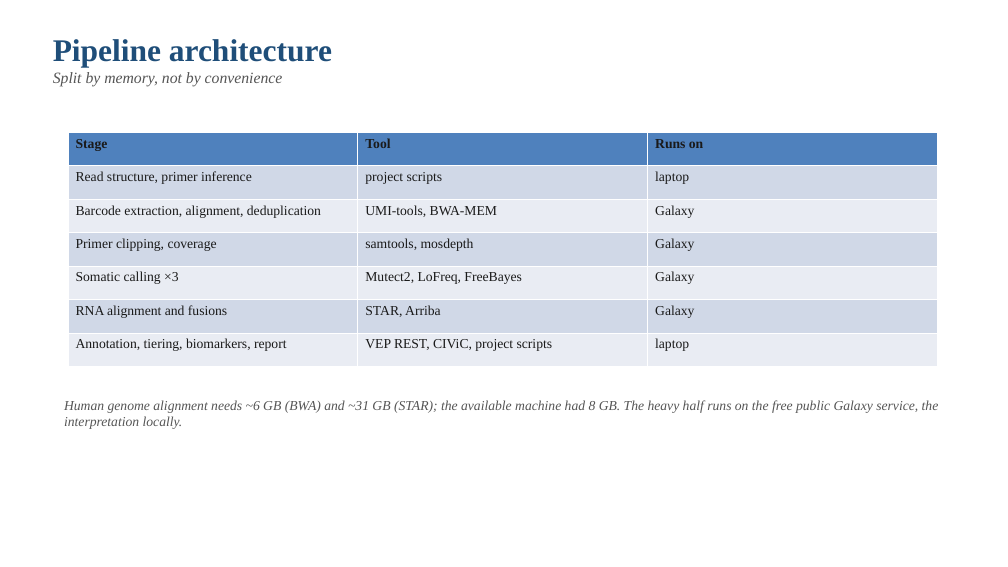
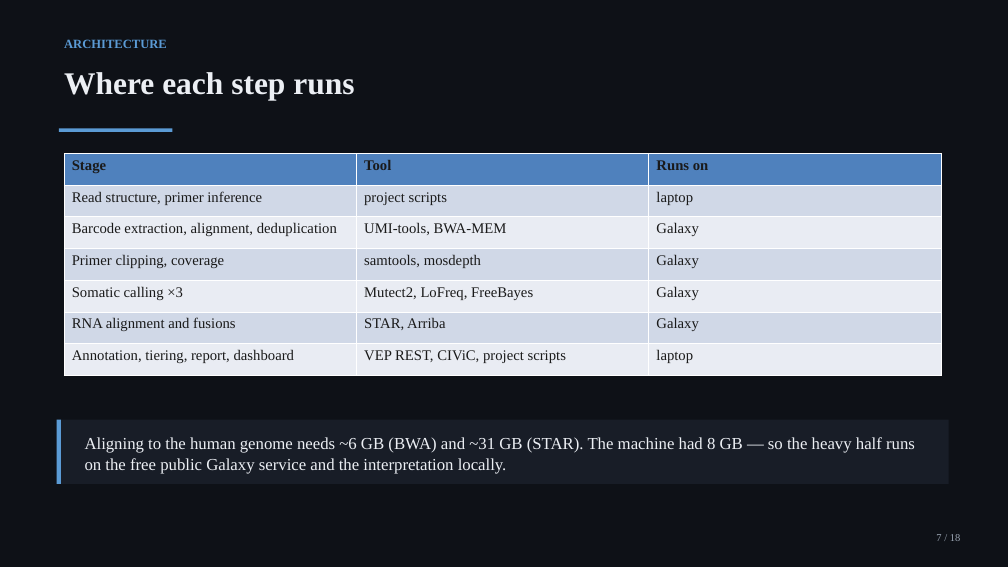
Before and after one commit to sarisiknil/tumor-profiler, a slide deck: slide 7 of report/BIO395_Presentation_DRAFT.pptx (slide 5 before the commit). Drawn at 1008x567 pixels with LibreOffice and Linux fonts; fonts in the diff are those of the drawing. Boxes give left, top, right and bottom in pixels: in the first picture for what was removed or moved away, otherwise in the second. Text is boxed around its words. In the diff, an @@ line names an element or a change of style, - is before the commit and + after.

Commit message:
Redesign the presentation: dark design system matching the dashboard, section dividers, stat panels, callouts, and four cropped dashboard screenshots; remove the absolute path from the dashboard header

```diff
--- a/report/BIO395_Presentation_DRAFT.pptx
+++ b/report/BIO395_Presentation_DRAFT.pptx
@@ rectangle added at (x1=0, y1=0, x2=1008, y2=567), fill #0E1117 @@
@@ text removed at (x1=53, y1=39, x2=332, y2=87) @@
-Pipeline architecture
-Split by memory, not by convenience
@@ text added at (x1=64, y1=39, x2=167, y2=48), 12 pt, text #5B9BD5, bold @@
+ARCHITECTURE
@@ text added at (x1=64, y1=72, x2=354, y2=100), 30 pt, text #ECEFF4, bold @@
+Where each step runs
@@ rectangle added at (x1=59, y1=129, x2=172, y2=132), fill #5B9BD5 @@
@@ table at (x1=64, y1=154, x2=942, y2=376) @@
-row 7, column 1: Annotation, tiering, biomarkers, report
+row 7, column 1: Annotation, tiering, report, dashboard
@@ size 13 to 14 pt in "Stage", "Tool", "Runs on", "Read structure, primer inference" and 16 more places @@
@@ table resized from (x1=68, y1=132, x2=937, y2=367) to (x1=64, y1=154, x2=942, y2=376) @@
@@ rectangle added at (x1=57, y1=420, x2=949, y2=484), fill #181D27 @@
@@ rectangle added at (x1=57, y1=420, x2=61, y2=484), fill #5B9BD5 @@
@@ text at (x1=85, y1=437, x2=915, y2=474): text changed; size 13 to 16 pt; text colour #555555 to #ECEFF4; italic off @@
-Human genome alignment needs ~6 GB (BWA) and ~31 GB (STAR); the available machine had 8 GB. The heavy half runs on the free public Galaxy service, the interpretation locally.
+Aligning to the human genome needs ~6 GB (BWA) and ~31 GB (STAR). The machine had 8 GB — so the heavy half runs on the free public Galaxy service and the interpretation locally.
@@ text added at (x1=936, y1=534, x2=960, y2=541), 10 pt, text #9AA4B2 @@
+7 / 18
```
Also in this commit, not shown: 8 other slides changed, 9 slides added, 4 slides removed, 24 other files.
